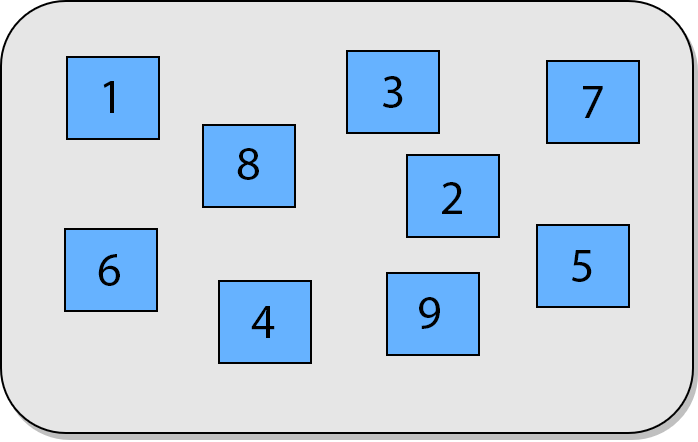
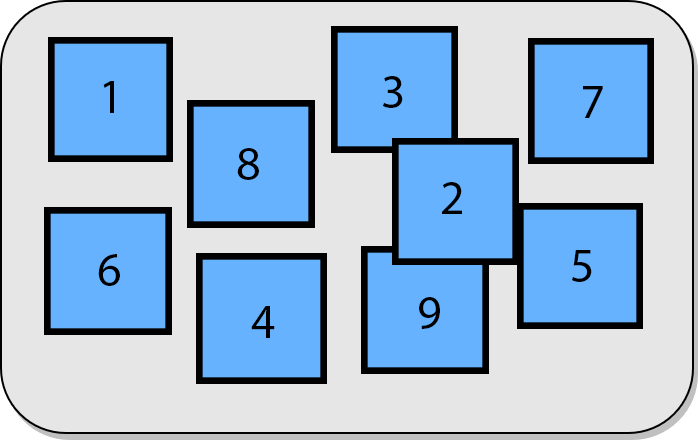
Two versions of the same layered image (698px x 442px). Layer-by-layer changes:
added layer "Rectangle 1" (1st of 9) above "Rectangle 1" over [196, 253, 327, 384]
added layer "Rectangle 1" (2nd of 9) above "Rectangle 1" over [392, 138, 519, 265]
added layer "Rectangle 1" (3rd of 9) above "Rectangle 1" over [331, 26, 458, 153]
added layer "Rectangle 1" (4th of 9) above "Rectangle 1" over [187, 100, 315, 228]
added layer "Rectangle 1" (5th of 9) above "Rectangle 1" over [48, 37, 173, 162]
added layer "Rectangle 1" (6th of 9) above "Rectangle 1" over [361, 246, 489, 374]
added layer "Rectangle 1" (7th of 9) above "Rectangle 1" over [528, 38, 654, 164]
added layer "Rectangle 1" (8th of 9) above "Rectangle 1" over [44, 207, 172, 335]
added layer "Rectangle 1" (9th of 9) above "Layer 11" over [517, 203, 643, 329]
added layer "Layer 11" above "Layer 1" over [44, 26, 651, 384]
